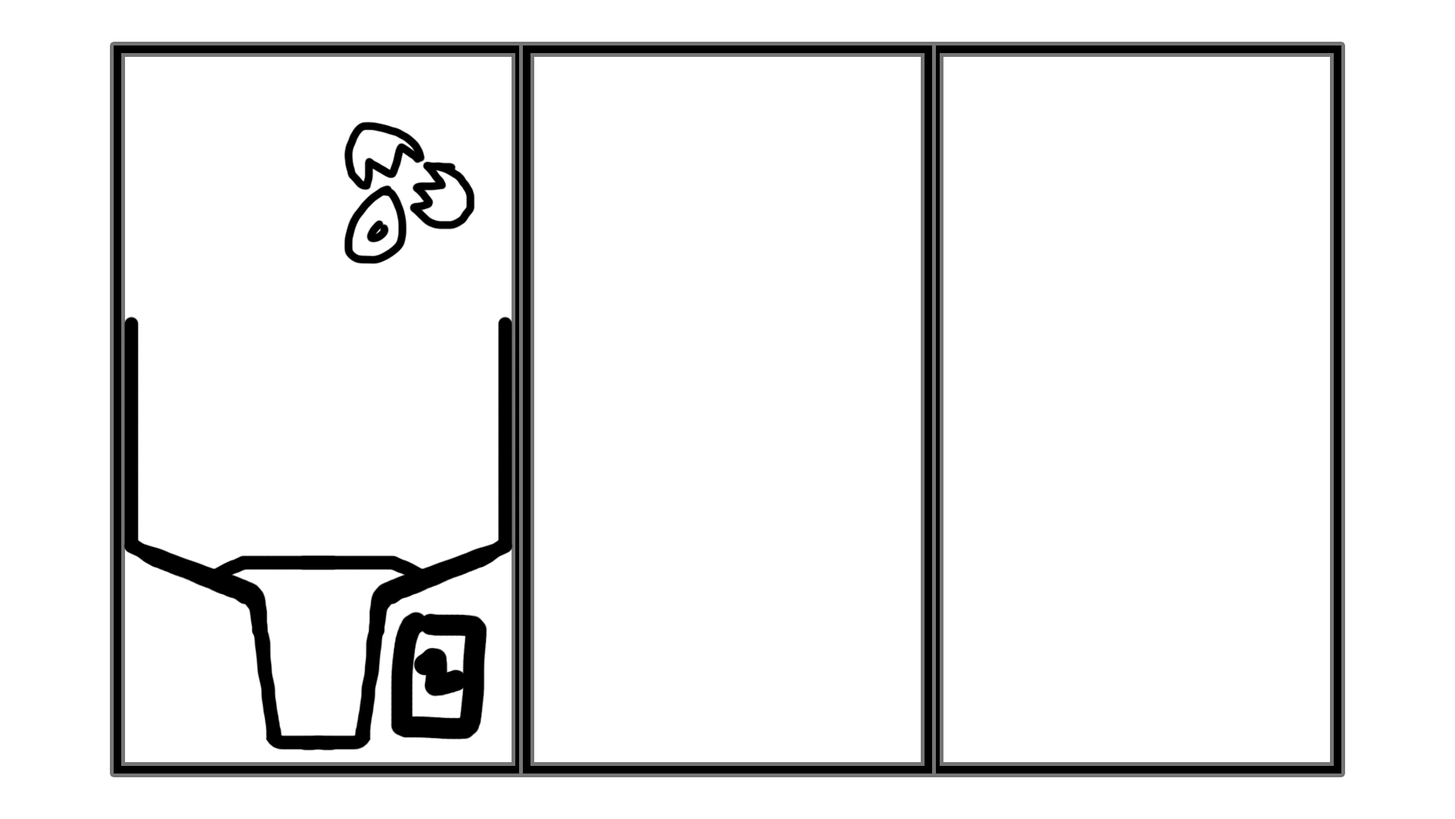
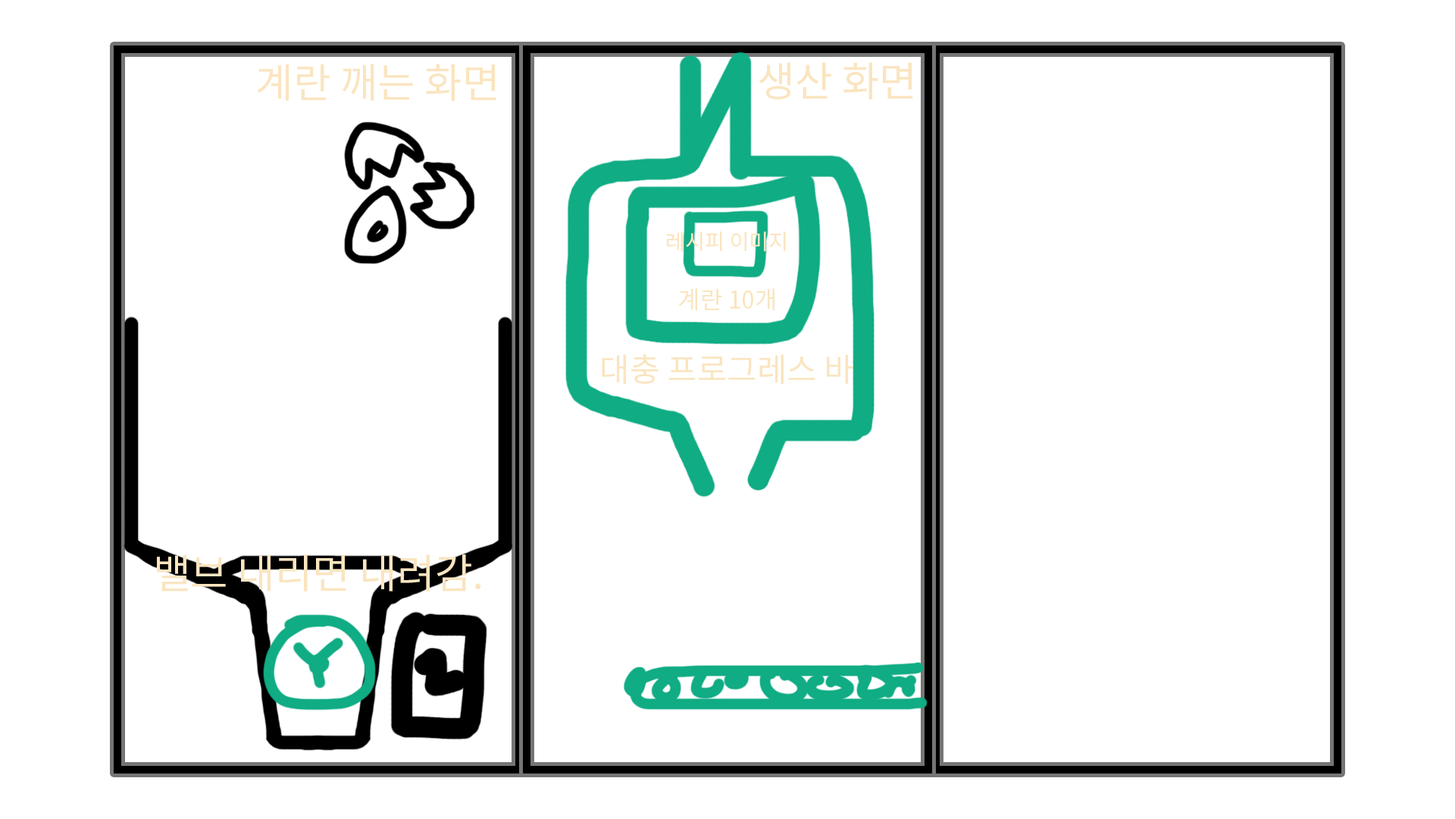
Layers edited between the first and the second (1455, 819) image:
added layer "대충 프로그레스 바" above "계란 10개" over [601, 353, 854, 385]
added layer "계란 10개" above "d" over [678, 288, 775, 311]
added layer "밸브 내리면 내려감." above "계란 깨는 화면" over [156, 554, 482, 592]
added layer "계란 깨는 화면" above "생산 화면" over [256, 63, 497, 101]
added layer "생산 화면" above "레시피 이미지" over [759, 62, 914, 100]
added layer "레시피 이미지" above "Layer 1" over [666, 231, 787, 252]
painted on "Layer 1" over [262, 51, 928, 711]
